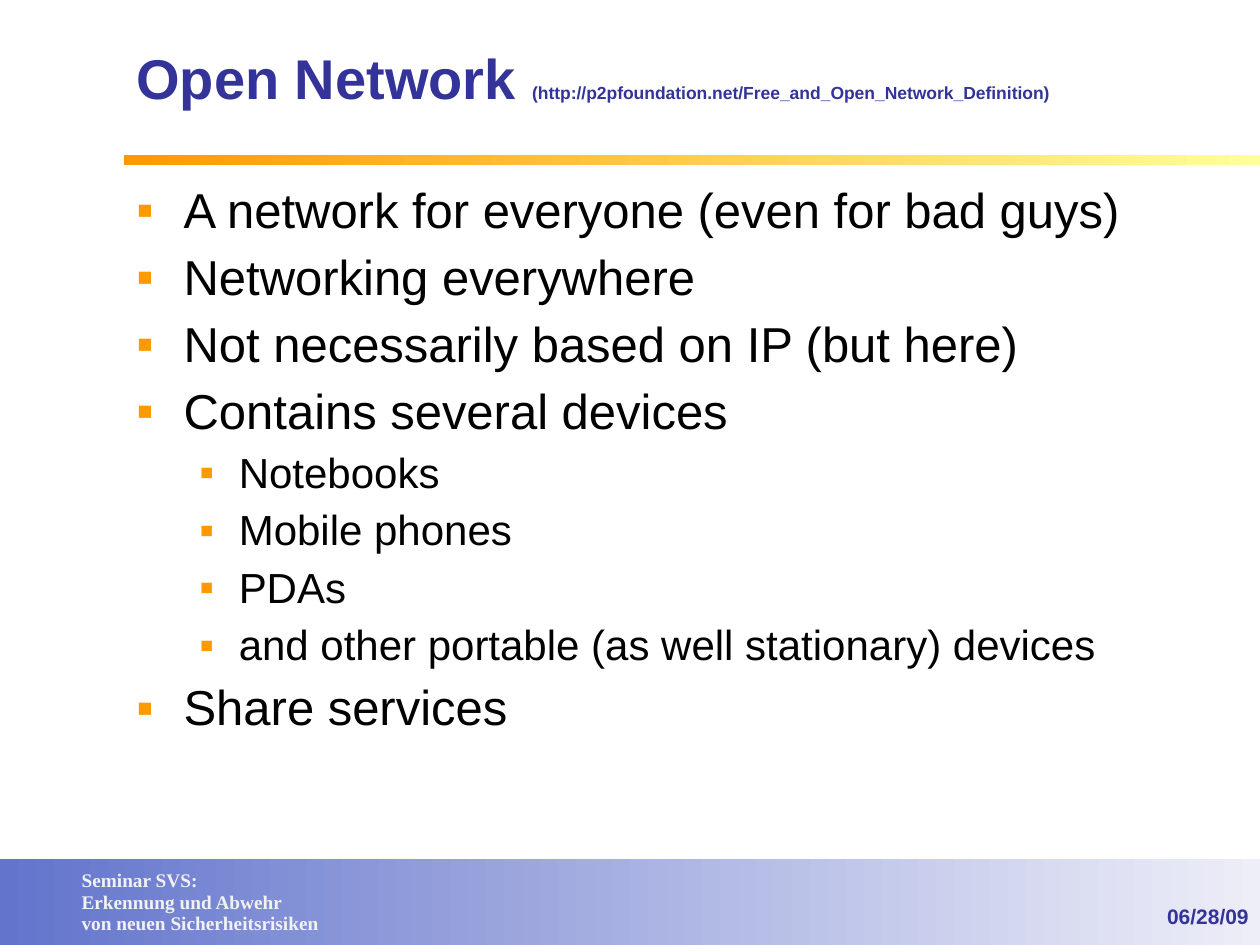
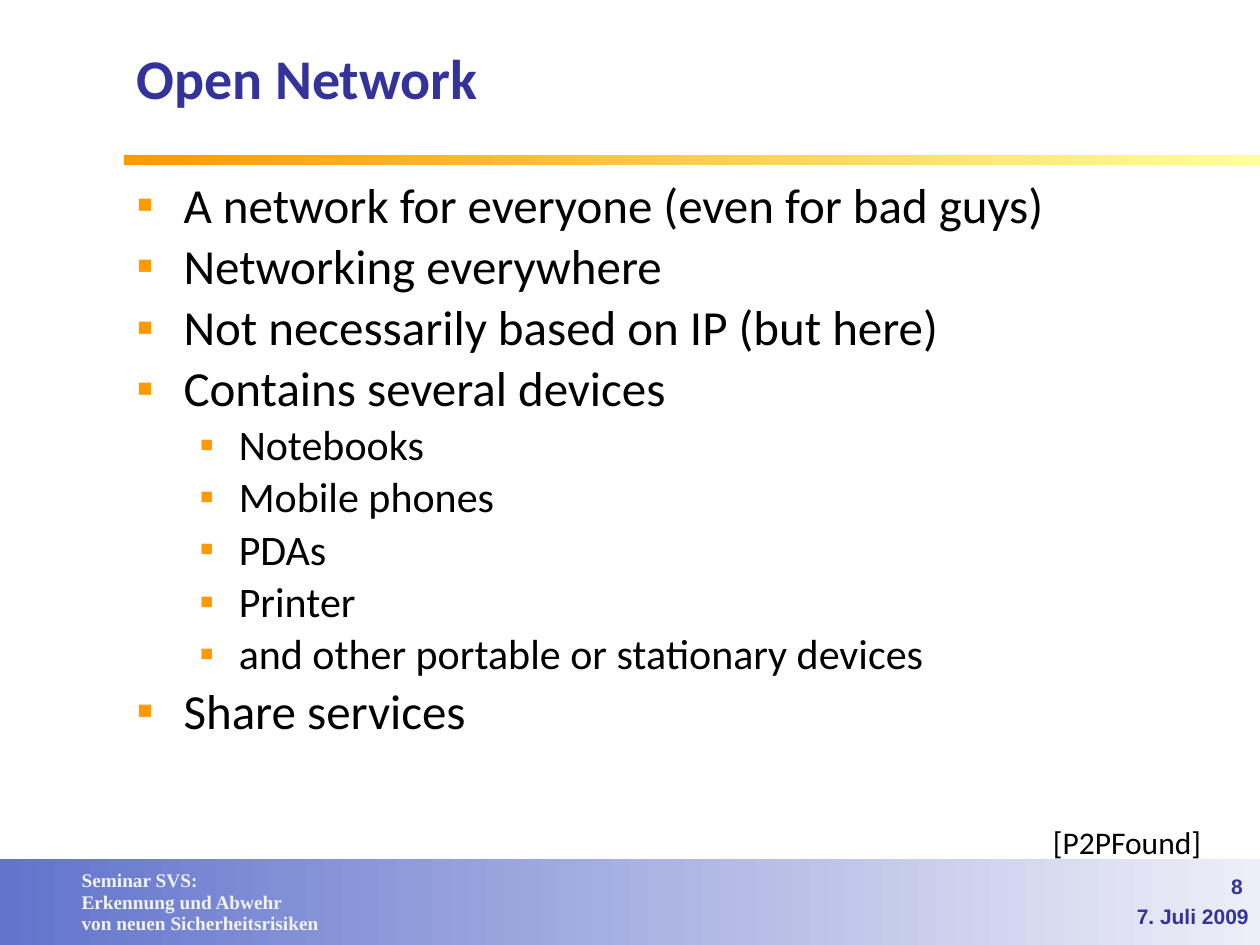
Before and after one commit to lemmy/SecuredSLP, a slide deck: slide 8 of doc/Service Discovery in open networks.ppt (slide 6 before the commit). Drawn at 1260x945 pixels with LibreOffice and Linux fonts; fonts in the diff are those of the drawing; background and template pictures are left out. Boxes give left, top, right and bottom in pixels: in the first picture for what was removed or moved away, otherwise in the second. Text is boxed around its words. In the diff, an @@ line names an element or a change of style, - is before the commit and + after.

Commit message:
Folien: Style einheitlich gemacht, kleine Fehler korrigiert, Use Case und Slider eingefuegt

```diff
--- a/doc/Service Discovery in open networks.ppt
+++ b/doc/Service Discovery in open networks.ppt
@@ title at <box>136,59,477,108</box>: text changed; size 10 to 32 pt; font Arial to Calibri @@
-Open Network (http://p2pfoundation.net/Free_and_Open_Network_Definition)
+Open Network
@@ text at <box>184,187,1043,730</box>: font Arial to Calibri in "A network for everyone (even for bad ...", "Networking everywhere", "Not necessarily based on IP (but here)", "Contains several devices" and 4 more places; line spacing 0.93 to 0.83 @@
@@ text at <box>239,588,923,676</box>: text changed; font Arial to Calibri @@
-  ▪ and other portable (as well stationary) devices
+  ▪ Printer
+  ▪ and other portable or stationary devices
@@ text added at <box>1053,831,1201,859</box>, 18 pt, text #000000 @@
+[P2PFound]
@@ page number added at <box>1231,879,1243,894</box>, 12 pt, text #333399, bold @@
+8
@@ text at <box>1137,909,1249,924</box>: text changed @@
-06/28/09
+7. Juli 2009
```
Also in this commit, not shown: 31 other slides changed, 12 slides added, 2 slides removed.
